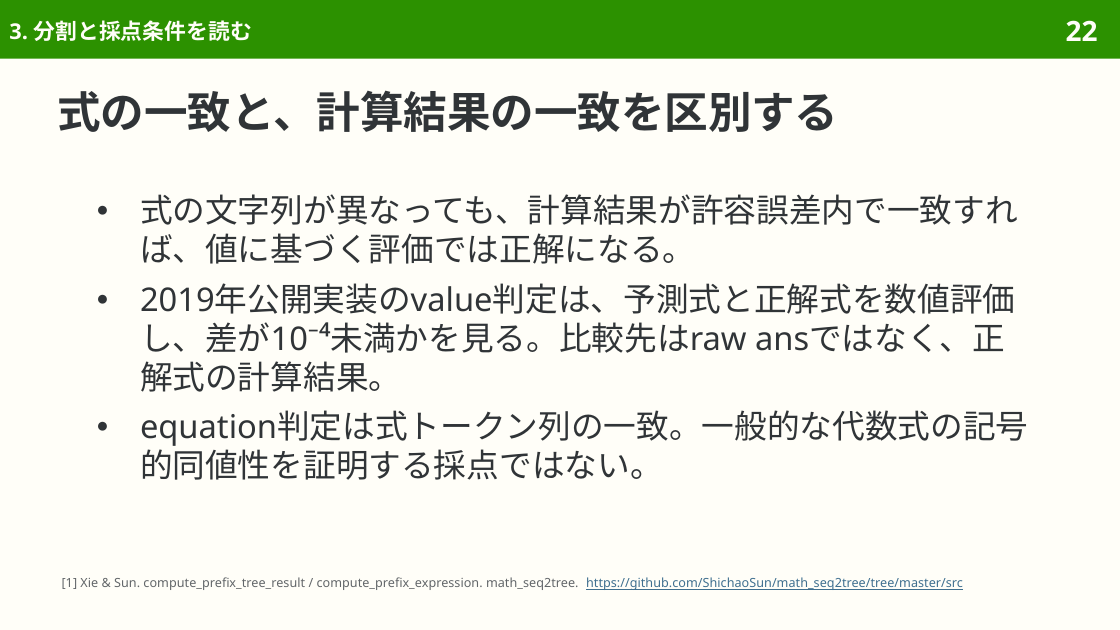
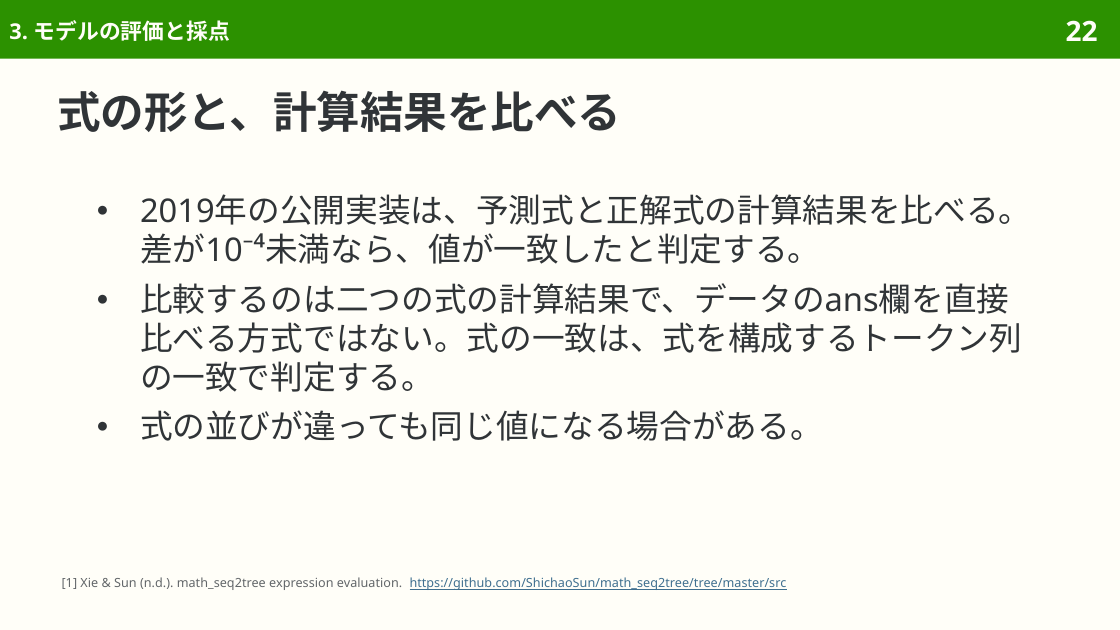
Before and after one commit to sasakiy84/datasets-in-10-minutes, a slide deck: slide 22 of slides/datasets-in-10-minutes-math23k.pptx. Drawn at 1120x630 pixels with LibreOffice and Linux fonts; fonts in the diff are those of the drawing. Boxes give left, top, right and bottom in pixels: in the first picture for what was removed or moved away, otherwise in the second. Text is boxed around its words. In the diff, an @@ line names an element or a change of style, - is before the commit and + after.

Commit message:
Rebuild Math23K around its original data, arithmetic examples and solver research

```diff
--- a/slides/datasets-in-10-minutes-math23k.pptx
+++ b/slides/datasets-in-10-minutes-math23k.pptx
@@ title at [9,20,230,41]: text changed @@
-3. 分割と採点条件を読む
+3. モデルの評価と採点
@@ title at [57,90,621,132]: text changed @@
-式の一致と、計算結果の一致を区別する
+式の形と、計算結果を比べる
@@ text at [140,194,1031,441]: text changed @@
-● 式の文字列が異なっても、計算結果が許容誤差内で一致すれば、値に基づく評価では正解になる。
-● 2019年公開実装のvalue判定は、予測式と正解式を数値評価し、差が10⁻⁴未満かを見る。比較先はraw ansではなく、正解式の計算結果。
-● equation判定は式トークン列の一致。一般的な代数式の記号的同値性を証明する採点ではない。
+● 2019年の公開実装は、予測式と正解式の計算結果を比べる。差が10⁻⁴未満なら、値が一致したと判定する。
+● 比較するのは二つの式の計算結果で、データのans欄を直接比べる方式ではない。式の一致は、式を構成するトークン列の一致で判定する。
+● 式の並びが違っても同じ値になる場合がある。
@@ text at [62,577,787,590]: text changed; text colour #626669 to #3F6F8F @@
-[1] Xie & Sun. compute_prefix_tree_result / compute_prefix_expression. math_seq2tree. https://github.com/ShichaoSun/math_seq2tree/tree/master/src
+[1] Xie & Sun (n.d.). math_seq2tree expression evaluation. https://github.com/ShichaoSun/math_seq2tree/tree/master/src
```
Also in this commit, not shown: 39 other slides changed, 1 slide added, 15 slides removed, 42 other files.
